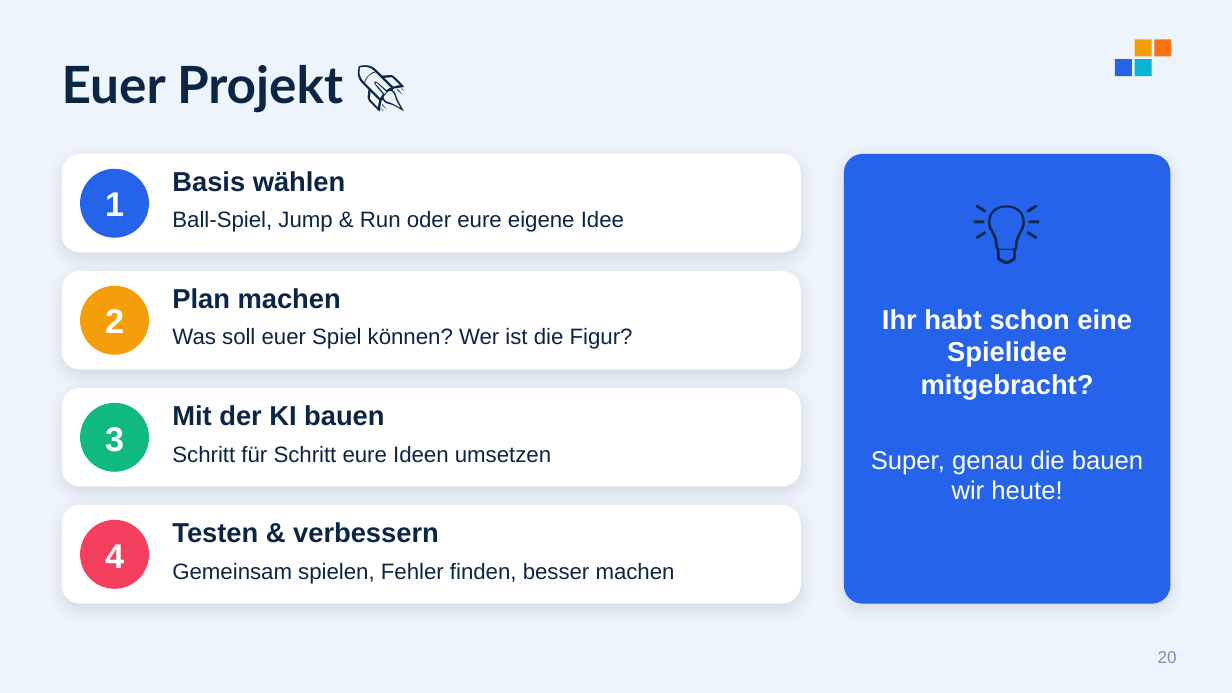
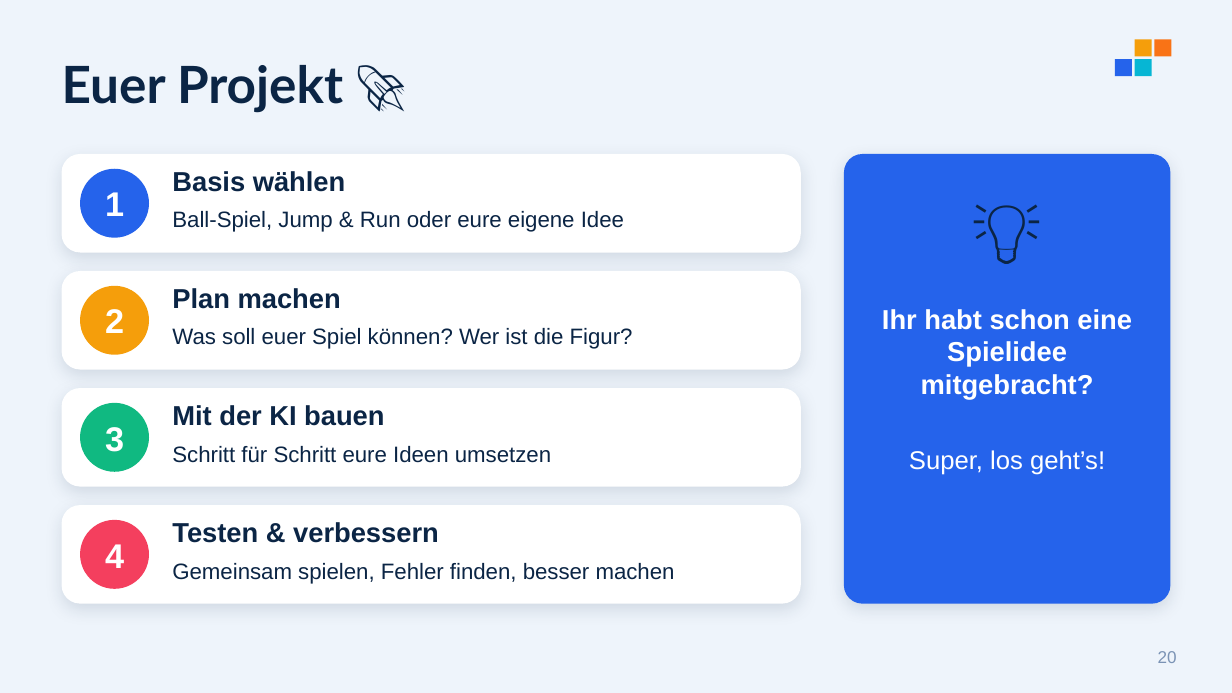
Before and after one commit to Robsbaer/monte26, a slide deck: slide 20 of Dokumente/Folien.pptx. Drawn at 1232x693 pixels with LibreOffice and Linux fonts; fonts in the diff are those of the drawing. Boxes give left, top, right and bottom in pixels: in the first picture for what was removed or moved away, otherwise in the second. Text is boxed around its words. In the diff, an @@ line names an element or a change of style, - is before the commit and + after.

```diff
--- a/Dokumente/Folien.pptx
+++ b/Dokumente/Folien.pptx
@@ text at <box>909,450,1105,475</box>: text changed @@
-Super, genau die bauen wir heute!
+Super, los geht’s!
```
Also in this commit, not shown: 19 other slides changed, 10 other files.
